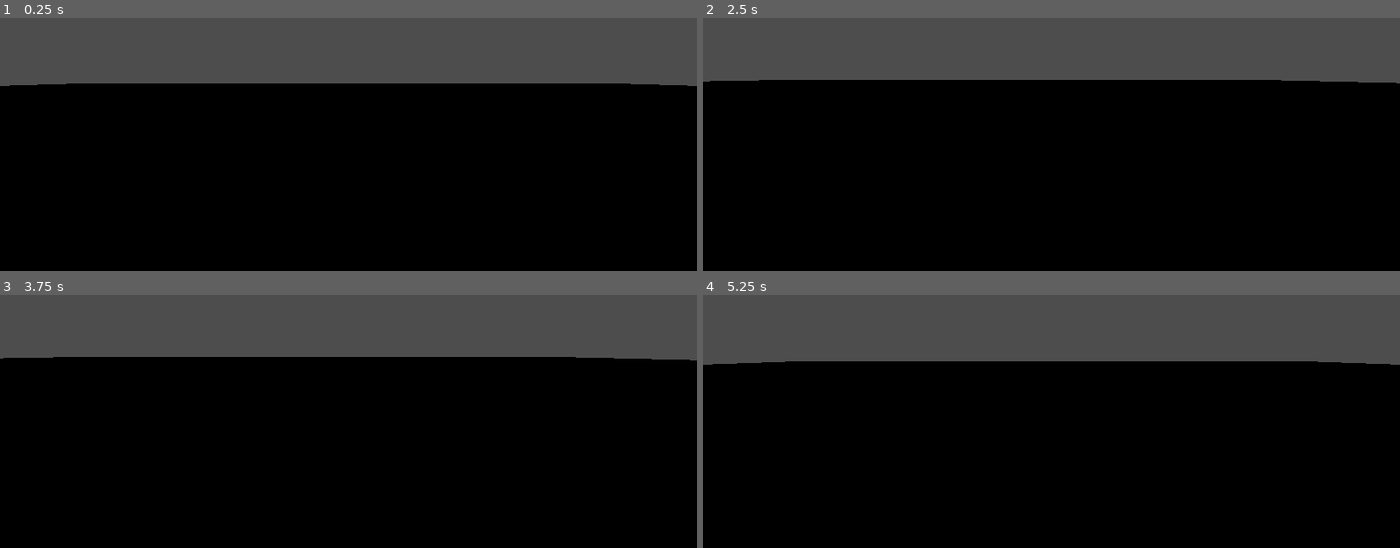
Above: before the commit, frames 1-4 (two rows, left to right).
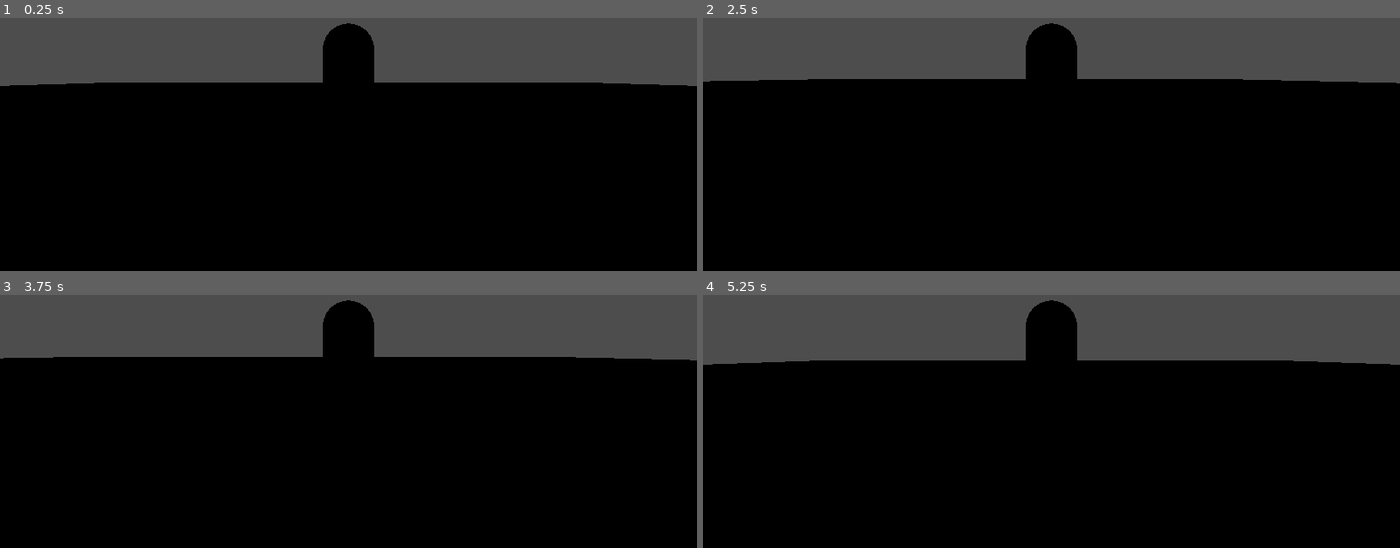
Above: after the commit, the same moments.

Repository: c-dez/3d-game
Game: Godot game, scene res://escenes/world/world.tscn
Two runs of this game, one before a commit and one after it. Both use one fixed random seed, a clock stepped at 60 frames per second and the inputs below.
Inputs:
- Up to frame 1 (0.25 s): no input
- Up to frame 2 (2.5 s): tap Enter (ui_accept) at 0.5, 0.77, 1.52 s; hold D (right) 0.53-1.28 s; hold S (backwards) 1.28-2.03 s; hold D (right) from 2.03 s (still down)
- Up to frame 3 (3.75 s): tap Enter (ui_accept) at 2.75, 3.02 s; release D (right) at 2.78 s; hold W (forward) 2.78-3.53 s; hold A (left) from 3.53 s (still down)
- Up to frame 4 (5.25 s): tap Enter (ui_accept) at 3.77, 4.52, 5 s; release A (left) at 5.03 s; hold S (backwards) from 5.03 s (still down)

The runs differ from the first frame. In frame 1, 1.8% of the frame differs, in the area x 13-87%, y 2-26%; in frame 2, 1.7%; in frame 3, 1.5%; in frame 4, 1.8%, in the area x 15-85%, y 2-27%.

Commit message:
added vars to PlayerCamera

Diff:
--- /dev/null
+++ b/escenes/player/camera/player_camera.gd
@@ -0,0 +1,10 @@
+class_name PlayerCamera
+extends SpringArm3D
+
+
+@export var player: Player
+@onready var camera: Camera3D = get_node("Camera3D")
+
+func _ready() -> void:
+	if player is not Player:
+		printerr("PlayerCamera reference to Player is invalid")
--- a/escenes/player/camera/player_camera.tscn
+++ b/escenes/player/camera/player_camera.tscn
@@ -1,3 +1,9 @@
-[gd_scene format=3 uid="uid://c3u4sjxsaosi3"]
+[gd_scene load_steps=2 format=3 uid="uid://c3u4sjxsaosi3"]
 
-[node name="PlayerCamera" type="Camera3D"]
+[ext_resource type="Script" uid="uid://c3axcn4brk1qh" path="res://escenes/player/camera/player_camera.gd" id="1_o66et"]
+
+[node name="PlayerCamera" type="SpringArm3D"]
+spring_length = 5.0
+script = ExtResource("1_o66et")
+
+[node name="Camera3D" type="Camera3D" parent="."]
--- a/escenes/player/player.gd
+++ b/escenes/player/player.gd
@@ -4,6 +4,8 @@
 
 const SPEED: float = 5.0
 const JUMP_VELOCITY: float = 4.5
+
+@onready var visuals:MeshInstance3D = get_node("Visuals")
 
 
 func _physics_process(_delta: float) -> void:
@@ -32,7 +34,6 @@
 		velocity.y = JUMP_VELOCITY
 
 
-func gravity(_delta) -> void:
-	# Add the gravity.
+func gravity(_delta: float) -> void:
 	if not is_on_floor():
 		velocity += get_gravity() * _delta
--- a/escenes/player/player.tscn
+++ b/escenes/player/player.tscn
@@ -13,7 +13,8 @@
 [node name="CollisionShape3D" type="CollisionShape3D" parent="."]
 shape = SubResource("CapsuleShape3D_82eut")
 
-[node name="MeshInstance3D" type="MeshInstance3D" parent="."]
+[node name="Visuals" type="MeshInstance3D" parent="."]
 mesh = SubResource("CapsuleMesh_jc7hd")
 
-[node name="PlayerCamera" parent="." instance=ExtResource("2_sniej")]
+[node name="PlayerCamera" parent="." node_paths=PackedStringArray("player") instance=ExtResource("2_sniej")]
+player = NodePath("..")
Not shown, added: escenes/player/camera/player_camera.gd.uid
